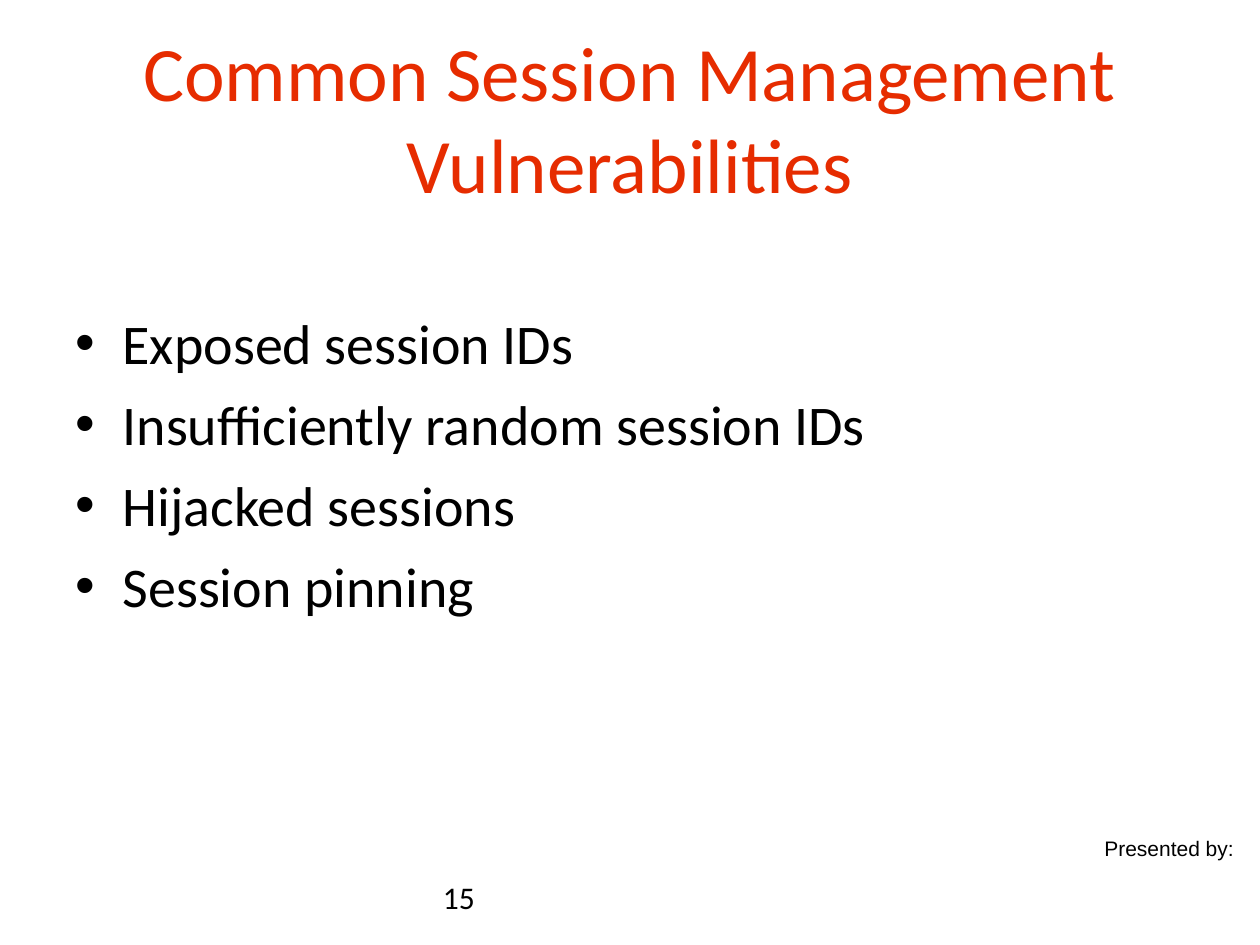
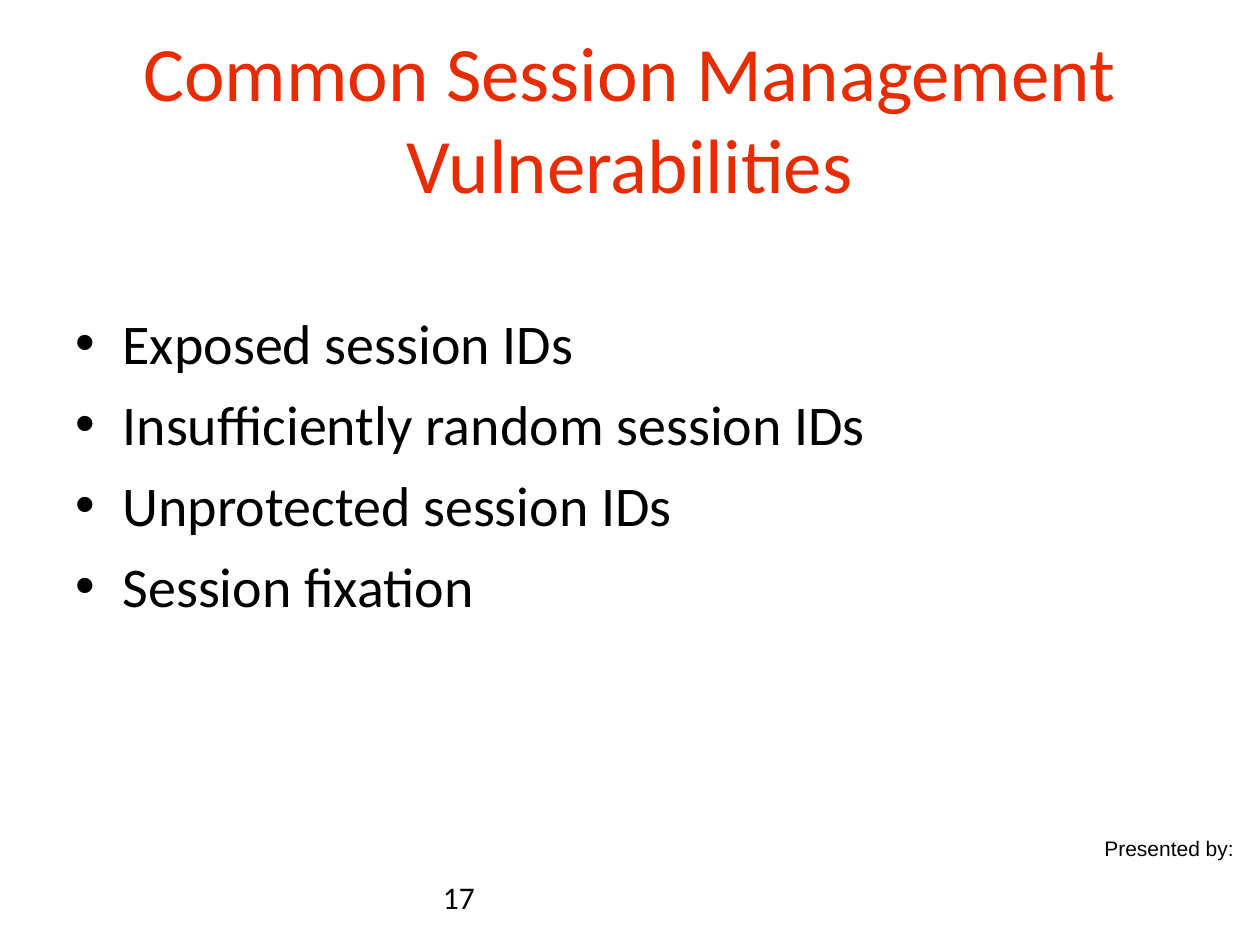
Before and after one commit to danielsomerfield/app-sec-presentation, a slide deck: slide 17 of AppSec Presentation Deck Day 3.ppt (slide 15 before the commit). Drawn at 1260x945 pixels with LibreOffice and Linux fonts; fonts in the diff are those of the drawing; background and template pictures are left out. Boxes give left, top, right and bottom in pixels: in the first picture for what was removed or moved away, otherwise in the second. Text is boxed around its words. In the diff, an @@ line names an element or a change of style, - is before the commit and + after.

Commit message:
More content and cleanup on sessions.

```diff
--- a/AppSec Presentation Deck Day 3.ppt
+++ b/AppSec Presentation Deck Day 3.ppt
@@ text at (123, 487, 671, 608): text changed @@
-• Hijacked sessions
-• Session pinning
+• Unprotected session IDs
+• Session fixation
@@ page number at (443, 888, 475, 909): text changed @@
-15
+17
```
Also in this commit, not shown: 4 other slides changed, 2 slides added, 1 other file.
